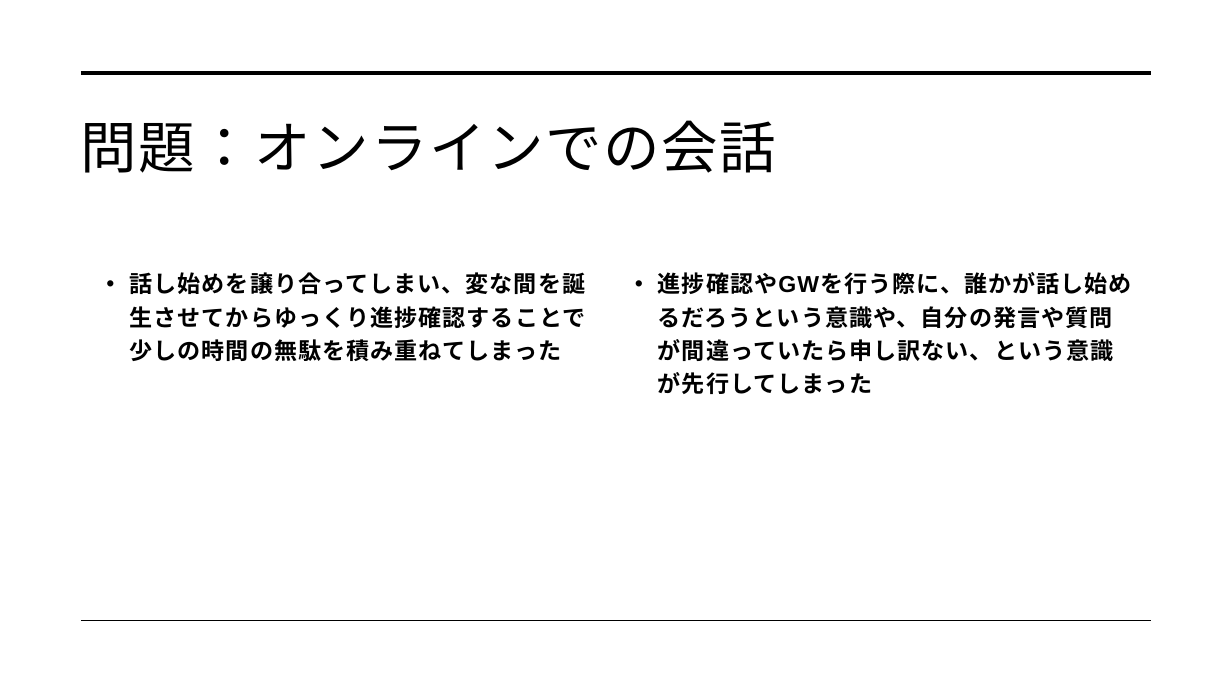
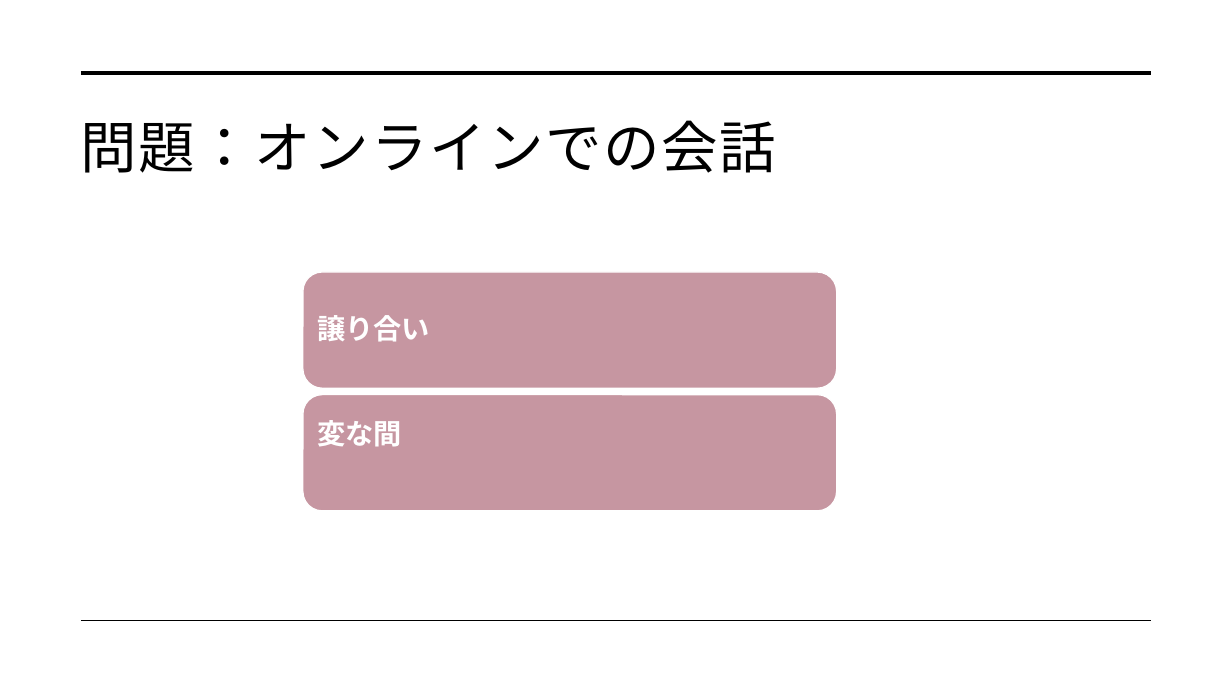
Before and after one commit to dojo2022/C-3, a slide deck: slide 40 of C-3_配布資料/0630_C3_発表資料.pptx. Drawn at 1232x693 pixels with LibreOffice and Linux fonts; fonts in the diff are those of the drawing. Boxes give left, top, right and bottom in pixels: in the first picture for what was removed or moved away, otherwise in the second. Text is boxed around its words. In the diff, an @@ line names an element or a change of style, - is before the commit and + after.

Commit message:
スライド途中

```diff
--- a/C-3_配布資料/0630_C3_発表資料.pptx
+++ b/C-3_配布資料/0630_C3_発表資料.pptx
@@ text removed at [130,272,586,361] @@
-• 話し始めを譲り合ってしまい、変な間を誕生させてからゆっくり進捗確認することで少しの時間の無駄を積み重ねてしまった
@@ text removed at [658,272,1132,394] @@
-• 進捗確認やGWを行う際に、誰かが話し始めるだろうという意識や、自分の発言や質問が間違っていたら申し訳ない、という意識が先行してしまった
@@ group added at [303,272,837,511]: 2 rounded rectangles, 2 texts @@
+譲り合い
+変な間
```
Also in this commit, not shown: 4 other slides changed, 1 slide added, 1 slide removed.
